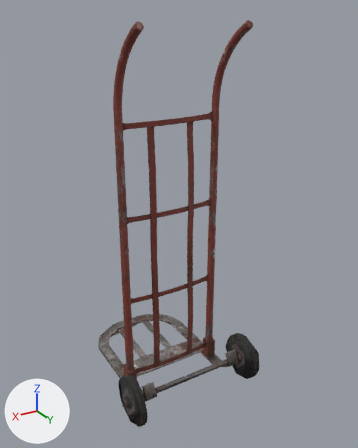
Before and after pictures for a commit that changed the glTF model public/assets/gen/world/models/hand_truck/hand_truck.glb.
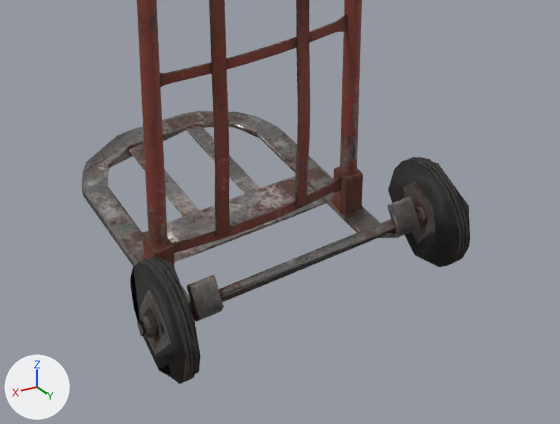
Each version appears first whole from a camera (50 mm lens) standing at (0.85, 1.325, 1.429) and looking at (-0.063, -0.197, 0.668), and next in a close-up on the part from 18% to 83% of the width and 60% to 99% of the height. The lights are fixed; the arrows at lower left show +X, +Y and +Z. The last two pictures show the newer version. Where no turn or scale is listed for an object, it has been applied to the vertices. Vertices at exactly the same position are counted once.

Objects in the first close-up: 'hand_truck'.
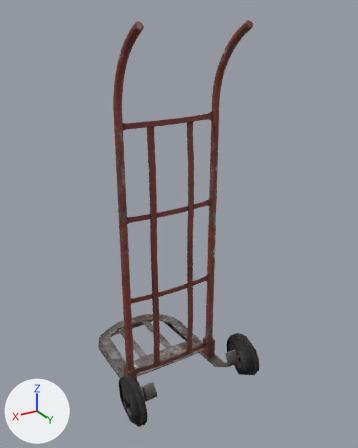
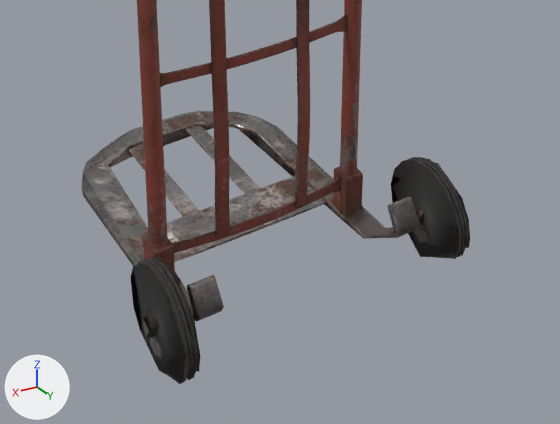
Changed parts and their boxes [x1, y1, x2, y2] in the close-ups (560 x 424 px):
part 1 of me_hand_truck, deleted
    before: [130, 161, 470, 382]
part 2 of me_hand_truck, deleted
    before: [82, 165, 191, 301]

The change, as a list of edits to the scene's bpy script:
```text
Change me_hand_truck:
    used by ob_hand_truck; location = (0.0, -0.251, 0.701)
    remove me_hand_truck.from_pydata(...)  # 2846 vertices, 5495 faces; spans x -0.297..0.297, y -0.346..0.346, z -0.701..0.701
    add me_hand_truck.from_pydata(...)  # 2734 vertices, 5264 faces; spans x -0.289..0.289, y -0.346..0.346, z -0.701..0.701
    me_hand_truck part 1: 103 vertices removed from x -0.297..0.297, y 0.156..0.344, z -0.694..-0.52
    me_hand_truck part 2: 4 vertices removed from x 0.161..0.202, y -0.218..-0.193, z -0.691..-0.681
    other edits to the shape of me_hand_truck do not show in these pictures
```
